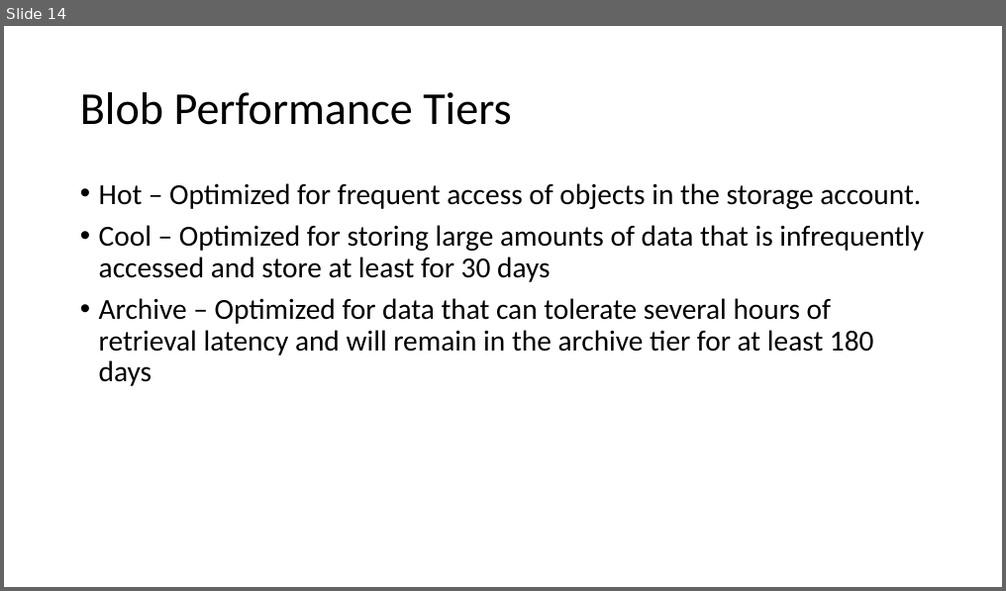
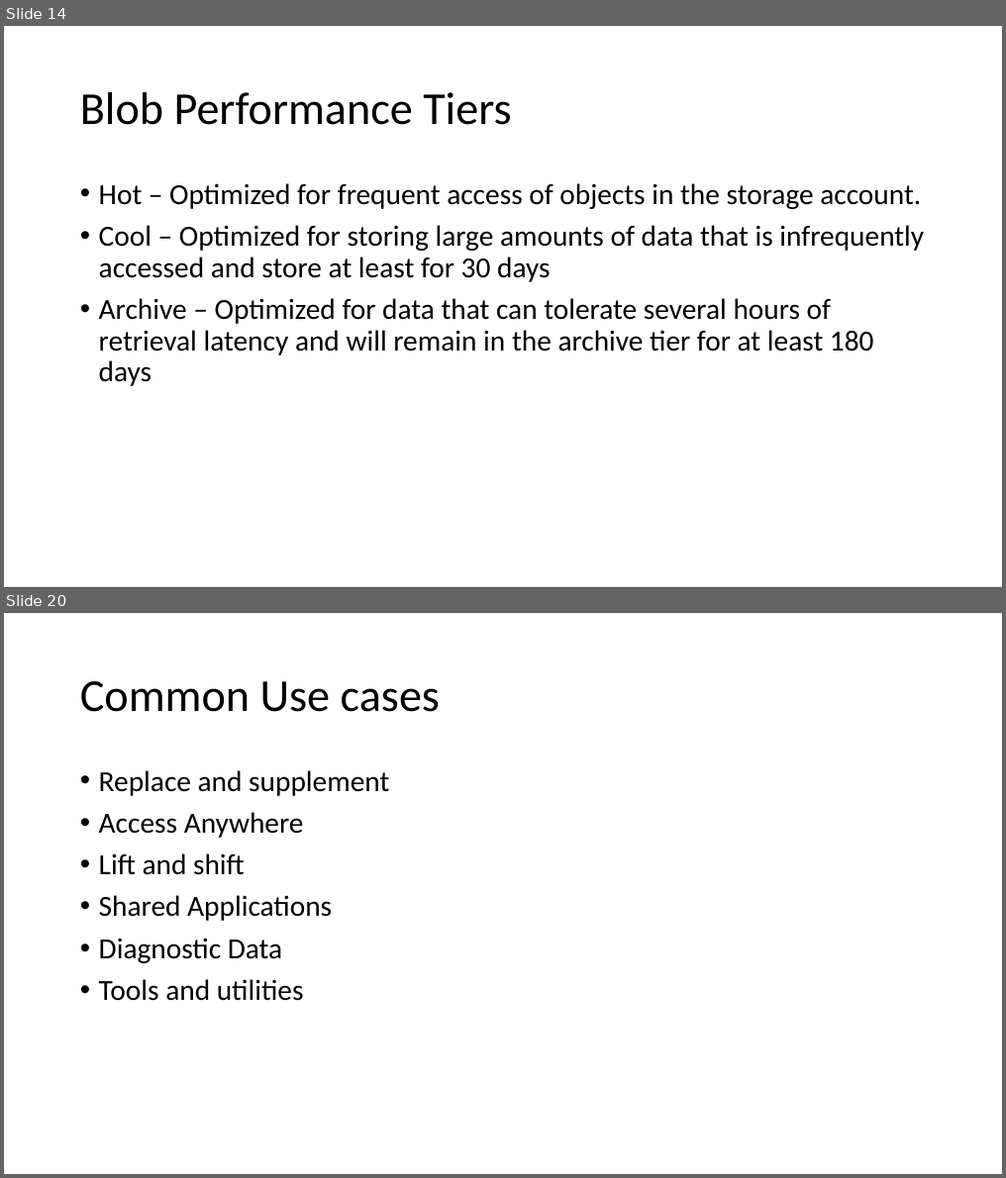
Before and after one commit to ayushrathi15/03June-AZ104, a slide deck: Azure Storage.pptx. Shown one above the other, each under a label of ours: slide 14 before the commit, slides 14 and 20 after it; the slides between them are not shown. The pictures are 1006x591 and 1006x1178 pixels, drawn with LibreOffice and Linux fonts; fonts in the diff are those of the drawing. Boxes give left, top, right and bottom in pixels: in the first picture for what was removed or moved away, otherwise in the second. Text is boxed around its words. In the diff, an @@ line names an element or a change of style, - is before the commit and + after.

```diff
--- a/Azure Storage.pptx
+++ b/Azure Storage.pptx
@@ slide 20 added at (x1=4, y1=613, x2=1002, y2=1174), background #FFFFFF @@
@@ title added at (x1=80, y1=681, x2=440, y2=712), 44 pt, text #000000 @@
+Common Use cases
@@ text added at (x1=99, y1=770, x2=389, y2=1001), 28 pt, text #000000 @@
+• Replace and supplement
+• Access Anywhere
+• Lift and shift
+• Shared Applications
+• Diagnostic Data
+• Tools and utilities
```
Also in this commit, not shown: 1 slide changed, 8 other slides added.
